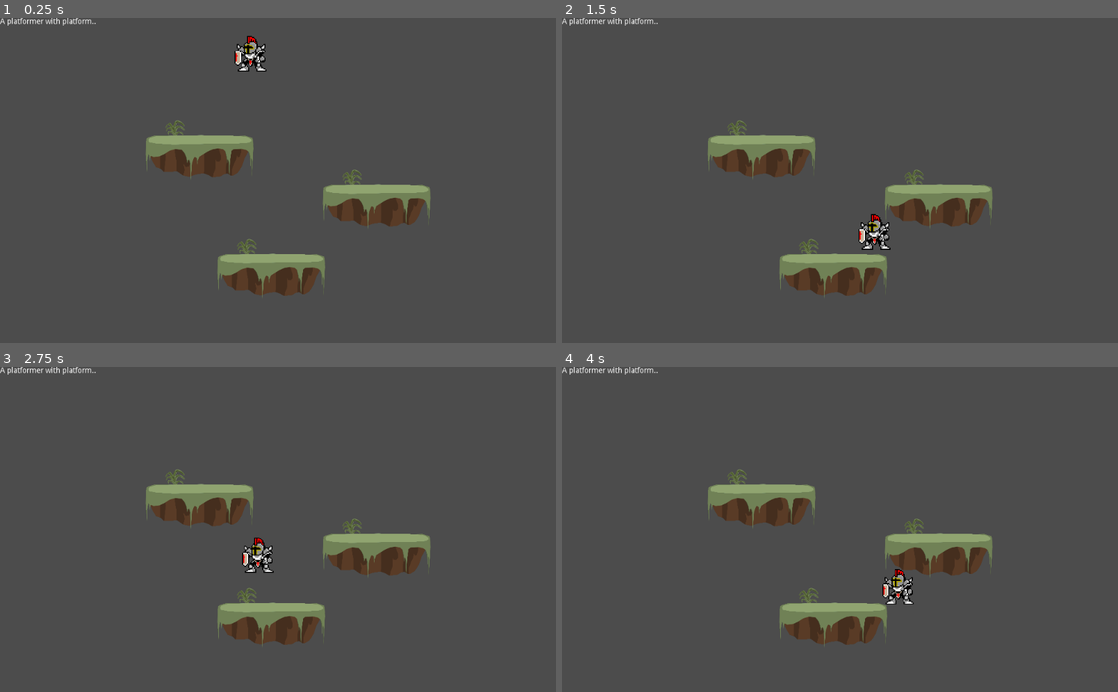
Above: before the commit, frames 1-4 (two rows, left to right).
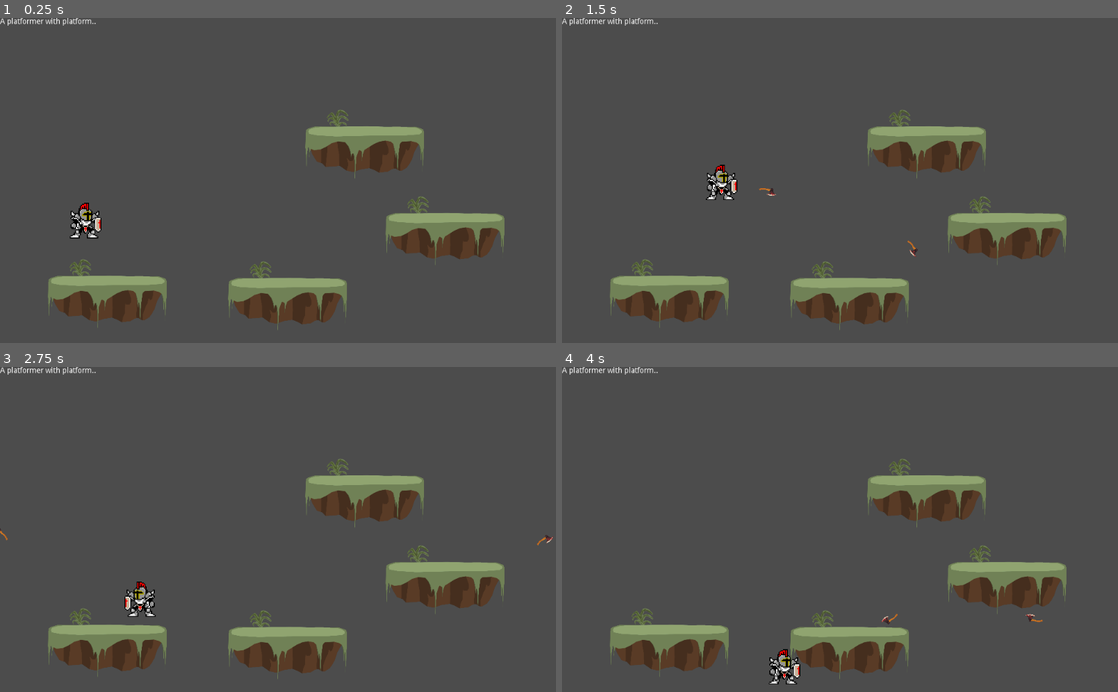
Above: after the commit, the same moments.

Repository: ghosalya/the-gede-platformer
Game: Godot game, scene res://scenes/levels/tryscene.tscn
Same seed, same stepped clock (60 frames per second), same inputs: the game is played once before the commit and once after it. The project has no main scene, so this scene is started directly.
Inputs (mouse positions are in pixels of both pictures, inside the frame that each line leads up to):
- Up to frame 1 (0.25 s): no input
- Up to frame 2 (1.5 s): move the mouse to (962, 164) at 0.52 s; hold Right (ui_right) from 0.53 s (still down); click (962, 164) at 0.6 s; tap Up (ui_up) at 0.77 s; move the mouse to (728, 196) at 1.27 s; click (728, 196) at 1.35 s
- Up to frame 3 (2.75 s): tap Up (ui_up) at 1.52 s; move the mouse to (333, 458) at 2.02 s; release Right (ui_right) at 2.03 s; hold Left (ui_left) from 2.03 s (still down); click (333, 458) at 2.1 s
- Up to frame 4 (4 s): move the mouse to (812, 594) at 2.77 s; release Left (ui_left) at 2.78 s; hold Right (ui_right) from 2.78 s (still down); click (812, 594) at 2.85 s; tap Up (ui_up) at 3.02, 3.77 s; move the mouse to (1006, 578) at 3.52 s; click (1006, 578) at 3.6 s

The runs differ from the first frame. In frame 1, 16% of the frame differs, in the area x 8-91%, y 5-96%; in frame 2, 17%; in frame 3, 17%, in the area x 0-100%, y 28-96%; in frame 4, 17%.

Commit message:
project structure & bare bones implementation

Diff:
--- a/src/project.godot
+++ b/src/project.godot
@@ -18,6 +18,14 @@
 config/name="the-gede-platformer"
 config/icon="res://icon.png"
 
+[input]
+
+player_atk={
+"deadzone": 0.5,
+"events": [ Object(InputEventMouseButton,"resource_local_to_scene":false,"resource_name":"","device":0,"alt":false,"shift":false,"control":false,"meta":false,"command":false,"button_mask":0,"position":Vector2( 0, 0 ),"global_position":Vector2( 0, 0 ),"factor":1.0,"button_index":1,"pressed":false,"doubleclick":false,"script":null)
+ ]
+}
+
 [rendering]
 
 environment/default_environment="res://default_env.tres"
--- /dev/null
+++ b/src/scenes/levels/objects/ShortPlatform.tscn
@@ -0,0 +1,17 @@
+[gd_scene load_steps=2 format=2]
+
+[ext_resource path="res://assets/pngwave (1).png" type="Texture" id=1]
+
+[node name="ShortPlatform" type="Node2D"]
+
+[node name="KinematicBody2D" type="KinematicBody2D" parent="."]
+
+[node name="Sprite" type="Sprite" parent="KinematicBody2D"]
+position = Vector2( 0.0785027, 27.8542 )
+scale = Vector2( 0.220887, 0.220887 )
+texture = ExtResource( 1 )
+
+[node name="CollisionPolygon2D" type="CollisionPolygon2D" parent="KinematicBody2D"]
+position = Vector2( 0.0615366, 0.382418 )
+scale = Vector2( 0.700139, 0.700139 )
+polygon = PoolVector2Array( -153.285, 8.35619, -129.452, -0.424347, 134.8, 0.411896, 157.378, 7.93806, 160.305, 30.0984, 112.221, 119.994, -42.9016, 124.176, -126.526, 96.5796, -154.122, 30.9347 )
--- a/src/scenes/levels/tryscene.tscn
+++ b/src/scenes/levels/tryscene.tscn
@@ -1,7 +1,7 @@
 [gd_scene load_steps=3 format=2]
 
 [ext_resource path="res://scenes/units/player.tscn" type="PackedScene" id=1]
-[ext_resource path="res://assets/pngwave (1).png" type="Texture" id=2]
+[ext_resource path="res://scenes/levels/objects/ShortPlatform.tscn" type="PackedScene" id=2]
 
 [node name="Level" type="Node2D"]
 
@@ -14,36 +14,16 @@
 }
 
 [node name="Player" parent="." instance=ExtResource( 1 )]
-position = Vector2( 468, 59 )
+position = Vector2( 151, 367 )
 
-[node name="platform" type="KinematicBody2D" parent="."]
+[node name="ShortPlatform" parent="." instance=ExtResource( 2 )]
+position = Vector2( 196, 476 )
 
-[node name="platform" type="Sprite" parent="platform"]
-position = Vector2( 498, 461 )
-scale = Vector2( 0.2, 0.2 )
-texture = ExtResource( 2 )
+[node name="ShortPlatform2" parent="." instance=ExtResource( 2 )]
+position = Vector2( 528, 480 )
 
-[node name="CollisionPolygon2D" type="CollisionPolygon2D" parent="platform"]
-polygon = PoolVector2Array( 509, 434, 402, 435, 398, 475, 435, 507, 569, 510, 596, 465, 596, 436 )
+[node name="ShortPlatform3" parent="." instance=ExtResource( 2 )]
+position = Vector2( 818, 360 )
 
-[node name="platform2" type="KinematicBody2D" parent="."]
-position = Vector2( 194, -128 )
-
-[node name="platform" type="Sprite" parent="platform2"]
-position = Vector2( 498, 461 )
-scale = Vector2( 0.2, 0.2 )
-texture = ExtResource( 2 )
-
-[node name="CollisionPolygon2D" type="CollisionPolygon2D" parent="platform2"]
-polygon = PoolVector2Array( 509, 434, 402, 435, 398, 475, 435, 507, 569, 510, 596, 465, 596, 436 )
-
-[node name="platform3" type="KinematicBody2D" parent="."]
-position = Vector2( -132, -219 )
-
-[node name="platform" type="Sprite" parent="platform3"]
-position = Vector2( 498, 461 )
-scale = Vector2( 0.2, 0.2 )
-texture = ExtResource( 2 )
-
-[node name="CollisionPolygon2D" type="CollisionPolygon2D" parent="platform3"]
-polygon = PoolVector2Array( 509, 434, 402, 435, 398, 475, 435, 507, 569, 510, 596, 465, 596, 436 )
+[node name="ShortPlatform4" parent="." instance=ExtResource( 2 )]
+position = Vector2( 670, 200 )
--- /dev/null
+++ b/src/scenes/projectile/throw_axe.tscn
@@ -0,0 +1,16 @@
+[gd_scene load_steps=3 format=2]
+
+[ext_resource path="res://assets/PinClipart.com_ax-clipart_521463.png" type="Texture" id=1]
+[ext_resource path="res://scripts/projectile/thrown_axe.gd" type="Script" id=2]
+
+[node name="ThrownAxe" type="Node2D"]
+
+[node name="KinematicBody2D" type="KinematicBody2D" parent="."]
+script = ExtResource( 2 )
+
+[node name="PinClipartcom_ax-clipart_521463" type="Sprite" parent="KinematicBody2D"]
+scale = Vector2( 0.02, 0.02 )
+texture = ExtResource( 1 )
+
+[node name="CollisionPolygon2D" type="CollisionPolygon2D" parent="KinematicBody2D"]
+polygon = PoolVector2Array( 3.32944, 3.62713, 6.6636, 1.30513, 9.34284, -1.85041, 11.4862, -6.49442, 11.903, -11.6743, 7.13991, -9.29273, -0.778719, -11.317, -2.98165, -8.34012, -2.38626, -6.91119, -6.49442, -0.361948, -12.091, 9.70007, -11.6743, 11.4862, -10.2453, 11.903, -8.63781, 11.0099, -8.04242, 7.13991, -4.94642, 1.30513, 0.888361, -4.88688, 3.15083, -1.49318 )
--- a/src/scenes/units/player.tscn
+++ b/src/scenes/units/player.tscn
@@ -9,8 +9,8 @@
 script = ExtResource( 2 )
 
 [node name="Sprite" type="Sprite" parent="PlayerBody"]
-scale = Vector2( 0.1, 0.1 )
+scale = Vector2( -0.1, 0.1 )
 texture = ExtResource( 1 )
 
 [node name="CollisionPolygon2D" type="CollisionPolygon2D" parent="PlayerBody"]
-polygon = PoolVector2Array( 19.7858, -20.1308, 13.1591, -16.0285, 7.47903, -16.1863, -3.56551, -35.2776, -13.3478, -34.4887, -13.0323, -24.7064, -19.659, -16.9752, -30.388, -21.2352, -31.0191, -10.664, -36.068, -7.19289, -36.068, 14.8962, -30.5458, 19.4718, -23.4457, 13.7917, -24.3924, 22.3118, -30.0724, 27.5185, -9.56112, 29.8852, -10.5078, 19.4718, 1.95676, 19.4718, 3.69234, 29.0963, 22.3103, 29.5697, 10.9502, 13.9495, 19.3125, 11.7406, 20.1014, 4.00943, 14.8947, -1.67062, 20.2592, -6.404 )
+polygon = PoolVector2Array( -22.3732, 29.4785, 29.8179, 30.1563, 35.9182, 14.7927, 36.1441, -7.12307, 31.3994, -20.2273, 18.5211, -13.6752, 19.4249, -20.9051, 14.0024, -24.746, 12.6468, -36.2688, 3.38344, -36.4947, -5.87993, -26.1017, -7.46147, -16.3864, -13.1099, -16.1605, -20.3398, -22.0348, -19.8879, -7.80088, -15.5952, -3.05624, -20.5657, 3.26997, -21.0176, 11.1777, -12.2061, 13.2111, -12.8839, 18.8595, -21.9214, 25.6376 )
--- a/src/scripts/player_controller.gd
+++ b/src/scripts/player_controller.gd
@@ -4,6 +4,8 @@
 # Declare member variables here.
 const GRAVITY = 300.0
 const WALK_SPEED = 150
+const PROJECTILE = preload("res://scenes/projectile/throw_axe.tscn")
+var facing = 1
 
 var velocity = Vector2()
 
@@ -22,6 +24,7 @@
 	process_gravity(delta)
 	process_movement(delta)
 	process_jump()
+	process_atk()
 	# The second parameter of "move_and_slide" is the normal pointing up.
 	# In the case of a 2D platformer, in Godot, upward is negative y, which translates to -1 as a normal.
 	move_and_slide(velocity, Vector2(0, -1))
@@ -37,11 +40,26 @@
 func process_movement(delta):
 	if Input.is_action_pressed("ui_left"):
 		velocity.x = -WALK_SPEED
+		if facing == 1:
+			facing = -1
+			scale.x = -1
 	elif Input.is_action_pressed("ui_right"):
 		velocity.x =  WALK_SPEED
+		if facing == -1:
+			facing = 1
+			scale.x = -1
 	else:
 		velocity.x = 0
 
 func process_jump():
 	if Input.is_action_just_pressed("ui_up") and is_on_floor():
 		velocity.y += -300
+
+
+func process_atk():
+	if Input.is_action_just_pressed("player_atk"):
+		var atk_proj = PROJECTILE.instance()
+		print(atk_proj.get_child(0).facing)
+		atk_proj.get_child(0).facing = facing
+		atk_proj.position = position + Vector2(50 * facing, 0)
+		get_parent().add_child(atk_proj)
--- /dev/null
+++ b/src/scripts/projectile/thrown_axe.gd
@@ -0,0 +1,21 @@
+extends KinematicBody2D
+
+const speed = 500
+var init_rotation = 0
+var facing = 1
+
+# Called when the node enters the scene tree for the first time.
+func _ready():
+	init_rotation = rotation
+	scale.x = facing
+
+
+# Called every frame. 'delta' is the elapsed time since the previous frame.
+#func _process(delta):
+#	pass
+
+func _physics_process(delta):
+	var velocity = Vector2(1, 0) * speed * facing
+	move_and_slide(velocity)
+
+	set_rotation_degrees((get_rotation_degrees() + 540 * delta) * facing)
Binary file added: src/assets/PinClipart.com_ax-clipart_521463.png
Not shown, added: src/assets/PinClipart.com_ax-clipart_521463.png.import
